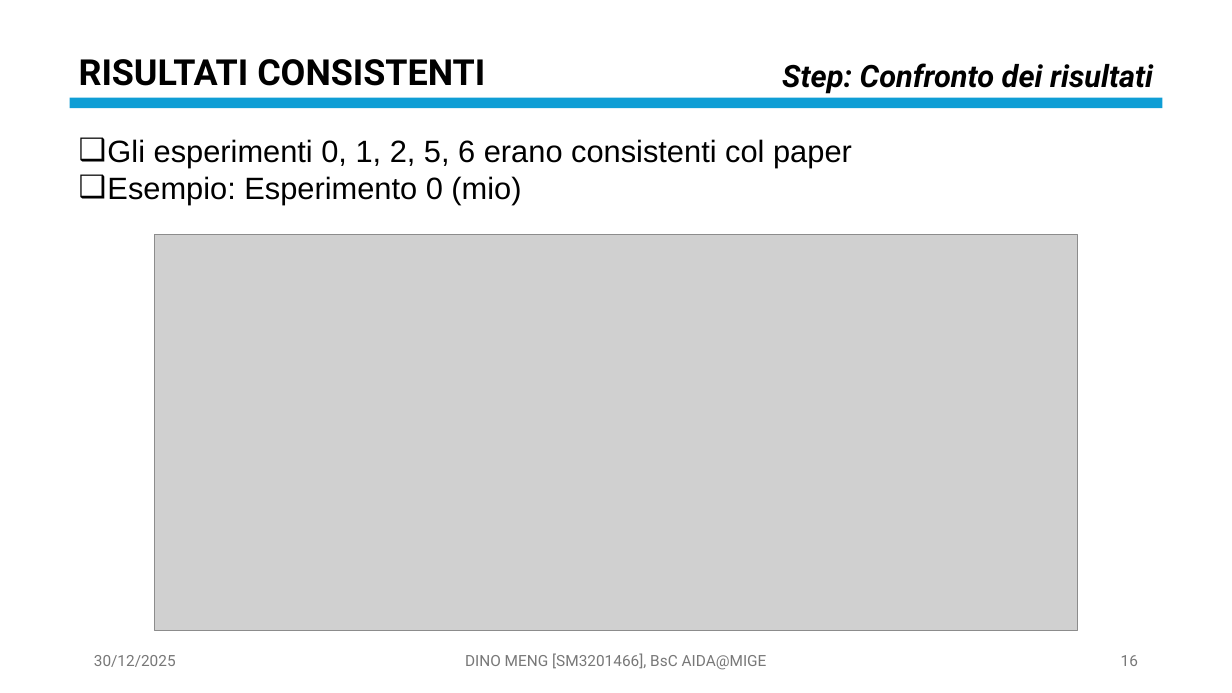
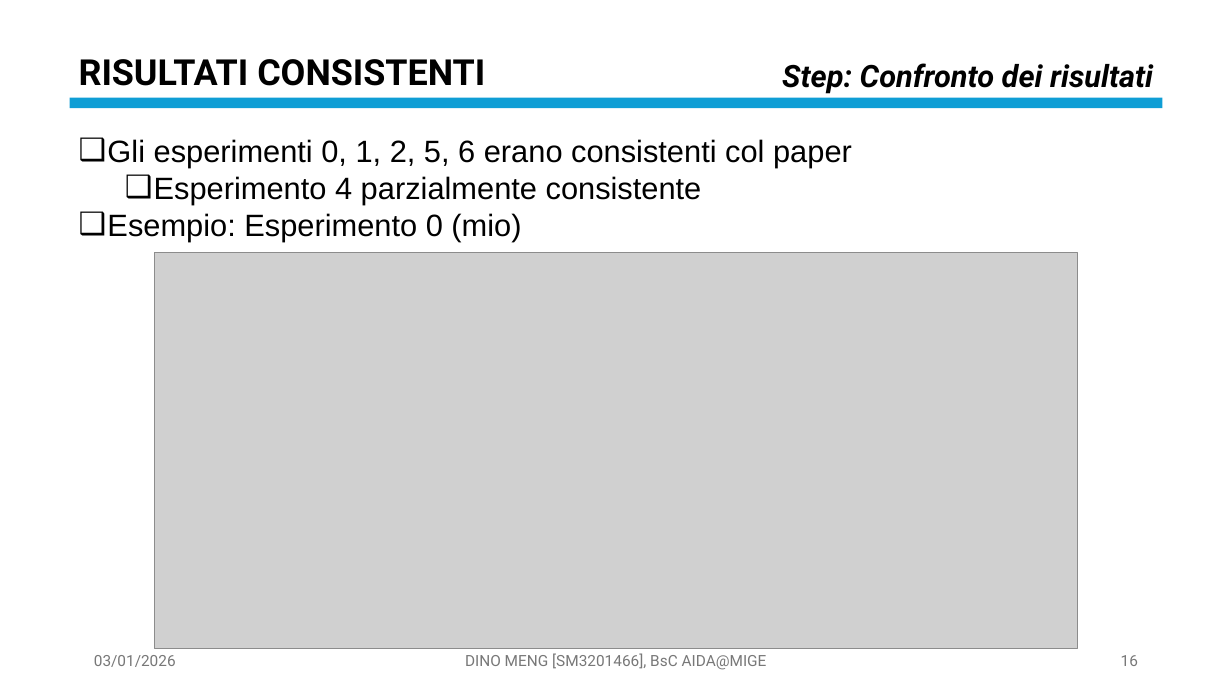
Before and after one commit to OdinMeng/AIDA-UNIVERSITY-NOTES-2025-2026, a slide deck: slide 16 of Complex Systems/project/PresentationPROJECTSM3201466.pptx. Drawn at 1232x693 pixels with LibreOffice and Linux fonts; fonts in the diff are those of the drawing; grey boxes stand for pictures. Boxes give left, top, right and bottom in pixels: in the first picture for what was removed or moved away, otherwise in the second. Text is boxed around its words. In the diff, an @@ line names an element or a change of style, - is before the commit and + after.

```diff
--- a/Complex Systems/project/PresentationPROJECTSM3201466.pptx
+++ b/Complex Systems/project/PresentationPROJECTSM3201466.pptx
@@ text at bbox=[154, 176, 702, 204]: paragraph added @@
+  ❑ Esperimento 4 parzialmente consistente
@@ picture: place and size @@
-picture at bbox=[154, 235, 1078, 630]
+picture at bbox=[154, 253, 1078, 649]
@@ text at bbox=[94, 655, 176, 667]: text changed @@
-30/12/2025
+03/01/2026
```
Also in this commit, not shown: 24 other slides changed, 6 slides added, 3 other files.
